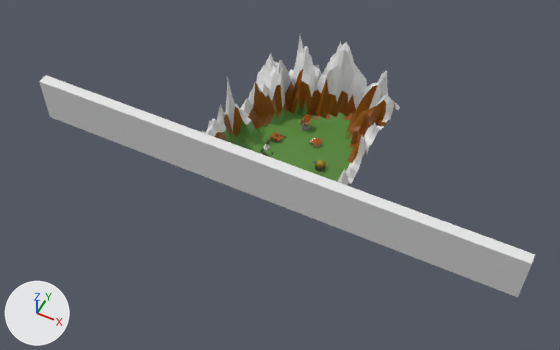
The glTF model public/text.glb: old version first, new version second.
Camera for both pictures: a 50 mm lens placed at (47.2, -102.0, 115.3), pointed at (1.5, -10.4, 0.8). Every picture has the same lights, and +X, +Y and +Z are marked at lower left. Where no turn or scale is listed for an object, it has been applied to the vertices. Vertices at the same position are counted once.

Names of what the first picture shows: 'Cube.001', 'Terrain.001', 'Windmill'.
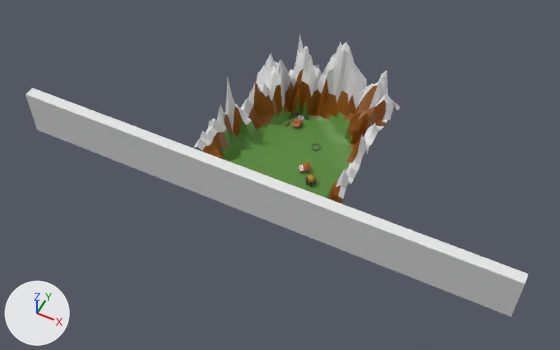
What changed in the scene script:
```text
Change me_plane_002:
    where me_plane_002.from_pydata(...)  # 1432 vertices, 2675 faces; spans x -15.3..16.4, y -16.7..15.3, z 0.0..17.2
    used by ob_terrain_001; location = (-0.2, 2.0, 0.0)
    me_plane_002 part 1
    10 faces are deleted
    10 new faces join them, mat_snow_001
Add me_cube_036:
    me_cube_036.from_pydata([(0.91, 0.31, -2.33), (0.65, 0.94, -2.33), (0.03, 1.19, -2.33), (-0.59, 0.94, -2.33), (-0.85, 0.31, -2.33), (-0.59, -0.31, -2.33), (0.03, -0.57, -2.33), (0.65, -0.31, -2.33), (0.91, 0.31, -1.87), (0.65, 0.94, -1.87), (0.03, 1.19, -1.87), (-0.59, 0.94, -1.87), (-0.85, 0.31, -1.87), (-0.59, -0.31, -1.87), (0.03, -0.57, -1.87), (0.65, -0.31, -1.87)], [], [(2, 1, 0), (0, 7, 6), (6, 5, 4), (4, 3, 2), (2, 0, 6), (6, 4, 2), (0, 1, 9), (0, 9, 8), (7, 0, 8), (7, 8, 15), (5, 6, 14), (5, 14, 13), (3, 4, 12), (3, 12, 11), (1, 2, 10), (1, 10, 9), (6, 7, 15), (6, 15, 14), (4, 5, 13), (4, 13, 12), (2, 3, 11), (2, 11, 10)])
    me_cube_036.materials.append(mat_gray_windmill)  # grey #8e8e8e
Remove ob_windmill:
    ob_windmill = bpy.data.objects.new('Windmill', me_cube_020)
    ob_windmill.location = (0.0, 4.3, 2.2)
Change ob_cube_001:
    ob_cube_001.location: (0.2, -15.2, 4.3) -> (0.2, -19.6, 4.3)
Add ob_windmill_001:
    ob_windmill_001 = bpy.data.objects.new('Windmill.001', me_cube_036)
    ob_windmill_001.location = (4.3, -0.1, 2.2)
```

Changed parts and their boxes [x1, y1, x2, y2] in the pictures (560 x 350 px; the box of a moved part takes in the faces that stretch with it):
'Cube.001', moved: before [39, 75, 535, 297]; after [25, 88, 528, 317]
'Windmill', deleted: before [299, 114, 311, 131]
'Windmill.001', added: after [312, 144, 320, 151]
part 1 of me_plane_002, moved or reshaped: [354, 83, 386, 109] in both
